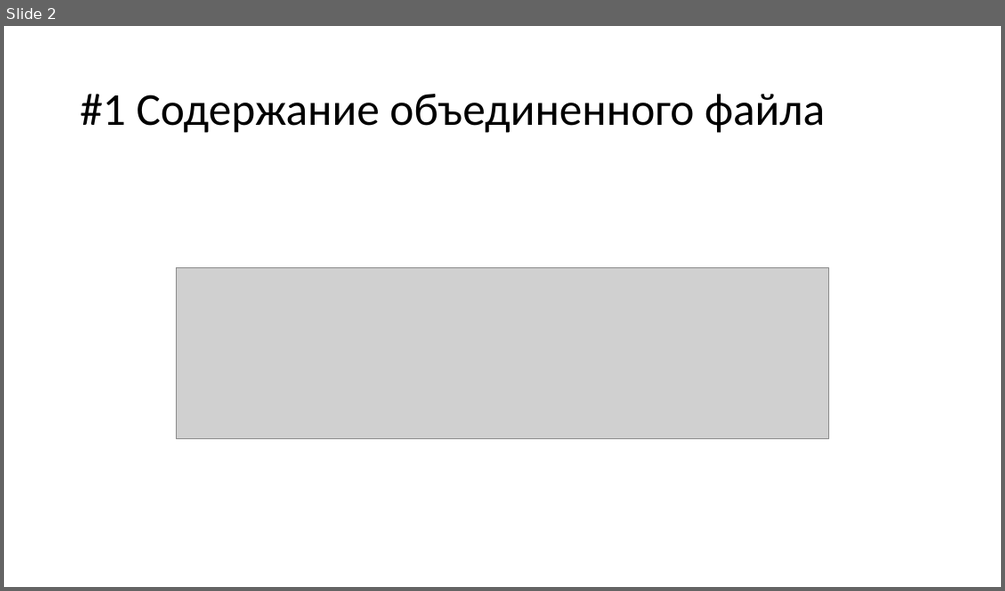
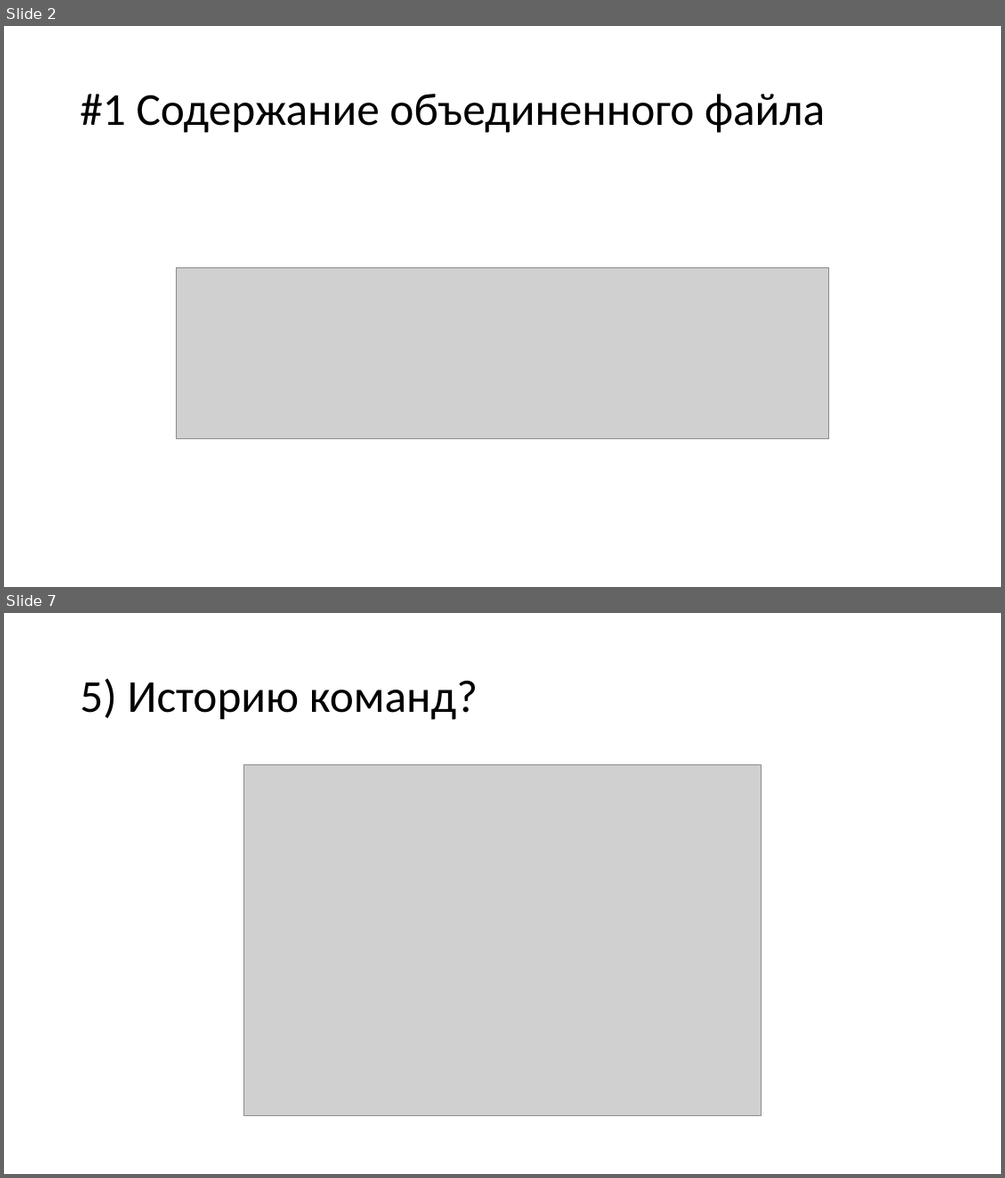
Before and after one commit to am1bestofluck/exam0723, a slide deck: report.pptx. Shown one above the other, each under a label of ours: slide 2 before the commit, slides 2 and 7 after it; the slides between them are not shown. The pictures are 1005x591 and 1005x1178 pixels, drawn with LibreOffice and Linux fonts; fonts in the diff are those of the drawing; grey boxes stand for pictures. Boxes give left, top, right and bottom in pixels: in the first picture for what was removed or moved away, otherwise in the second. Text is boxed around its words. In the diff, an @@ line names an element or a change of style, - is before the commit and + after.

```diff
--- a/report.pptx
+++ b/report.pptx
@@ slide 7 added at [4,613,1001,1174], background #FFFFFF @@
@@ title added at [80,678,477,720], 44 pt, text #000000 @@
+5) Историю команд?
@@ picture added at [244,765,760,1116] @@
```
Also in this commit, not shown: 1 slide changed, 4 other slides added, 1 other file.
